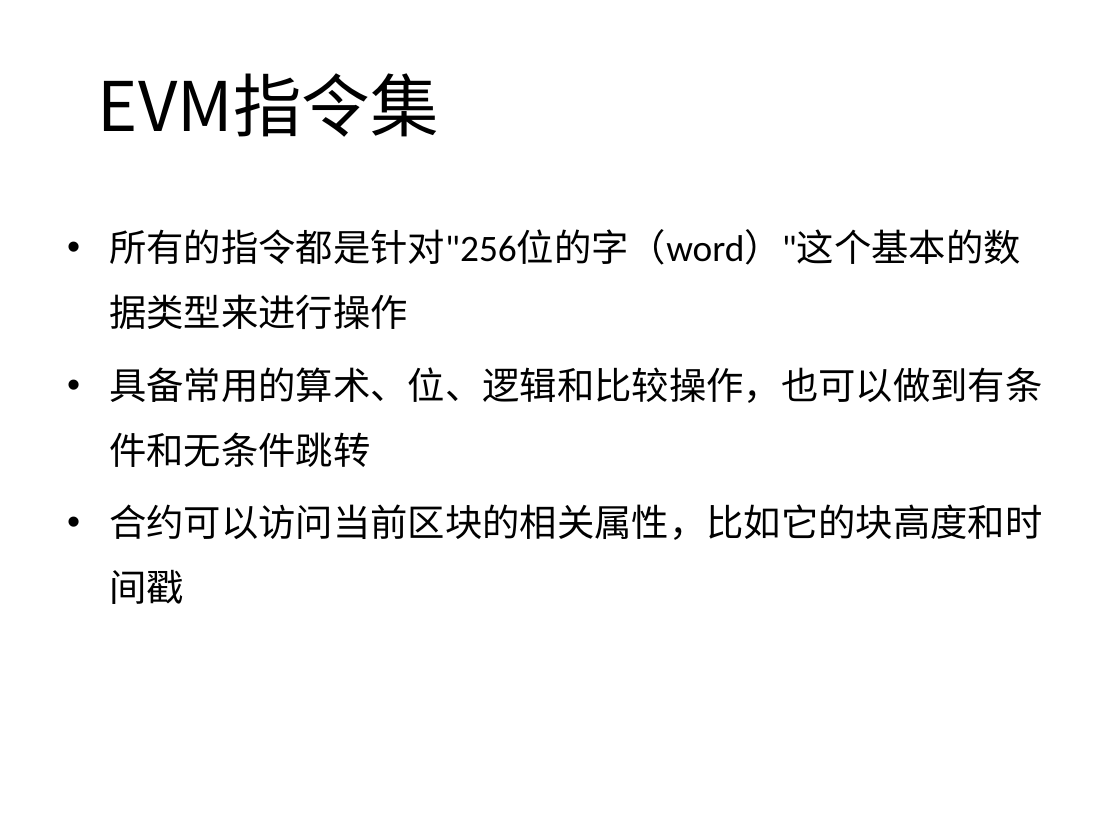
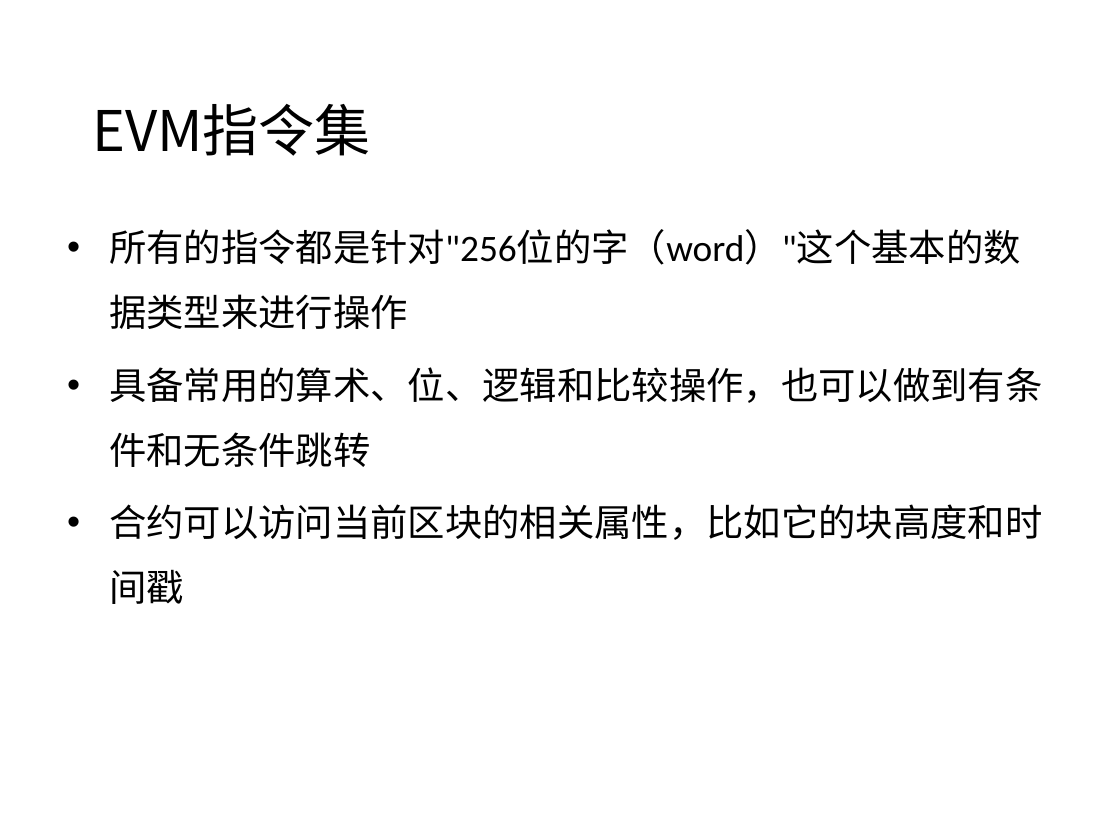
Before and after one commit to confucianzuoyuan/blockchain-tutorial, a slide deck: slide 7 of 以太坊教程/课件/4_3_EVM简介.pptx. Drawn at 1120x840 pixels with LibreOffice and Linux fonts; fonts in the diff are those of the drawing; background and template pictures are left out. Boxes give left, top, right and bottom in pixels: in the first picture for what was removed or moved away, otherwise in the second. Text is boxed around its words. In the diff, an @@ line names an element or a change of style, - is before the commit and + after.

```diff
--- a/以太坊教程/课件/4_3_EVM简介.pptx
+++ b/以太坊教程/课件/4_3_EVM简介.pptx
@@ title "EVM指令集": place and size @@
-title "EVM指令集" at (98,73,439,137)
+title "EVM指令集" at (92,104,371,156)
@@ title "EVM指令集" at (92,104,371,156): size 44 to 36 pt @@
```
Also in this commit, not shown: 8 other slides changed, 34 other files.
